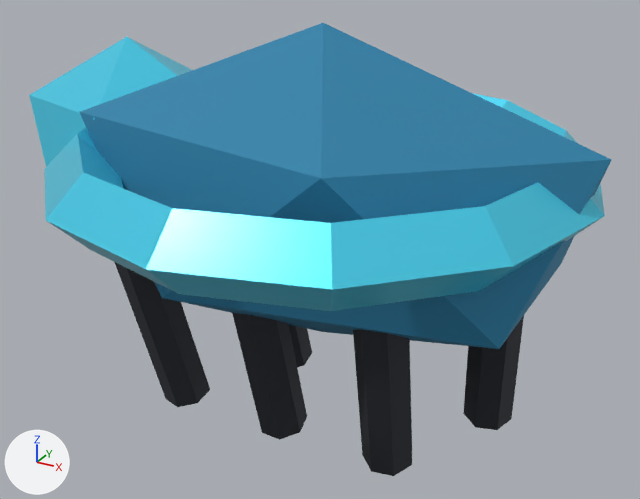
Renders of the glTF model assets/models/boss_abyssal_leviathan.glb from each side of a commit.
Rendered twice from a 50 mm camera at (1.77, -3.25, 2.54) aimed at (-0.03, 0.03, 0.9). Lighting does not change. The marker at lower left points along +X, +Y and +Z. The first picture is the older version.

Objects in the first picture: 'boss_abyssal_leviathan'.
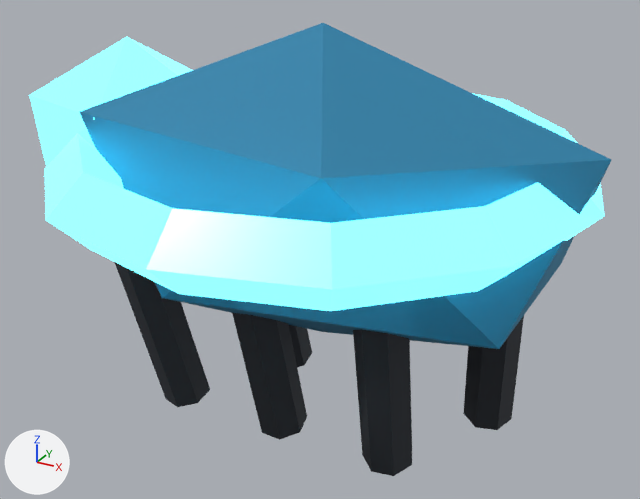
The change, as JSON lines over the scene's bpy script:
```json
{"op": "add", "block": "mat_boss_abyssal_leviathan_core", "code": "mat_boss_abyssal_leviathan_core.emission_color = (0.136, 0.904, 1.0)  # cyan #67f4ff"}
{"op": "add", "block": "mat_boss_abyssal_leviathan_core", "code": "mat_boss_abyssal_leviathan_core.emission_strength = 2.2"}
```

Pixel boxes [x1, y1, x2, y2] of what changed, in the pictures (640 x 499 px):
```json
{"object": "boss_abyssal_leviathan", "change": "recoloured, surface changed", "before": [29, 37, 605, 350], "after": [29, 37, 605, 350], "on screen": "lighter"}
```
